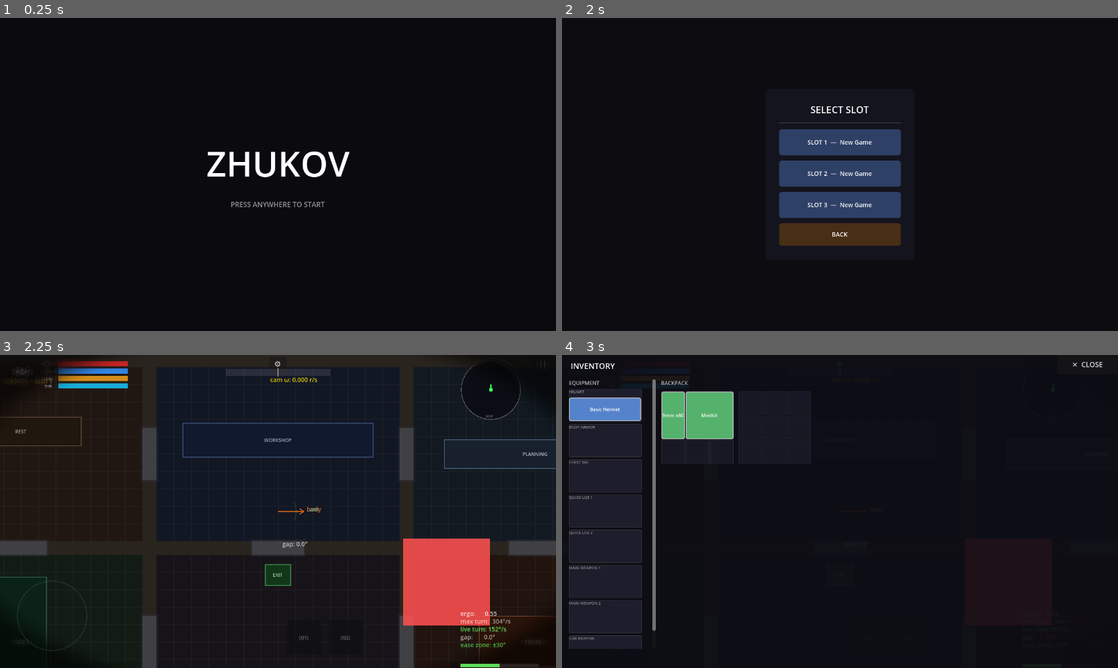
Above: before the commit, frames 1-4 (two rows, left to right).
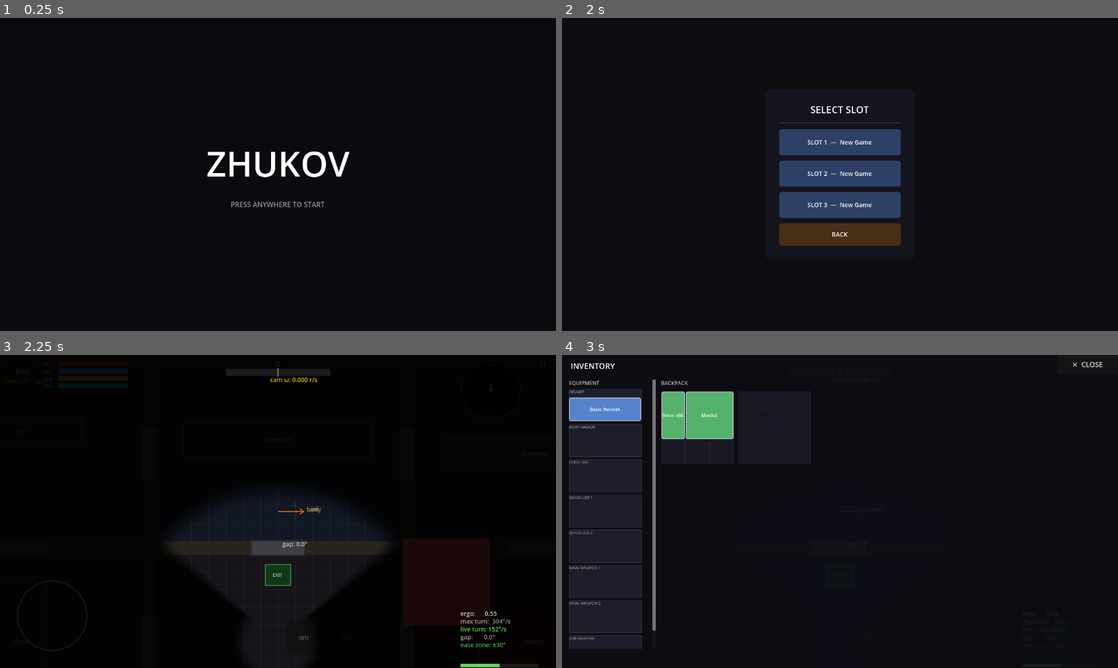
Above: after the commit, the same moments.

Repository: jklrjklr/zhukov
Game: Godot game, scene res://title.tscn
Two runs of this game, one before a commit and one after it. Both use one fixed random seed, a clock stepped at 60 frames per second and the inputs below.
Inputs (mouse positions are in pixels of both pictures, inside the frame that each line leads up to):
- Up to frame 1 (0.25 s): no input
- Up to frame 2 (2 s): tap Enter at 0.5 s; move the mouse to (962, 158) at 0.52 s; click (962, 158) at 0.67 s; click "START" at 1.25 s
- Up to frame 3 (2.25 s): click "SLOT 1 — New Game" at 2 s
- Up to frame 4 (3 s): click "BAG" at 2.75 s

Frames 1-2 are identical in both runs. In frame 3, 69% of the frame differs, in the area x 0-100%, y 0-100%; in frame 4, less than 0.1%.

Commit message:
Replace screen-centered vignette with player-centered ambient + sight cone
New fov.gdshader: two visibility layers both anchored to the player's
actual screen position (not screen center) updated each frame:
  1. Ambient circle — small glow around the player (ambient_radius=0.12
     of screen height); radius will be skill-wired later
  2. Directional sight cone — WiFi-arc shape pointing in the player's
     facing direction; controlled by sight_half_angle (radians) and
     sight_dist (fraction of screen height)

AdsOverlay now receives a Player reference via setup() and computes:
  • player_uv from get_canvas_transform() * player.global_position
  • facing_angle as atan2(dx, -dy) of the facing vector in screen space
     (clockwise from screen-up, consistent with the shader convention)

Hipfire: cone half-angle 0.90 rad (~104° total), dist 0.50, dark 0.88
ADS:     cone half-angle = sight.fov_radius, dist 0.55, dark 0.93
         (both states tween smoothly; ADS tween speed driven by ergo)

SightData.fov_radius reinterpreted as cone half-angle in radians;
default updated to 0.45 rad (~52° total for iron sights).
Test updated to match new default.

https://claude.ai/code/session_012v9MvoDXPfKFaXjuVB4qrQ

Diff:
--- a/characters/SightData.gd
+++ b/characters/SightData.gd
@@ -4,8 +4,8 @@
 var display_name: String  = "Iron Sights"
 var reticle_type: String  = "dot"    # "dot" | "crosshair" | "none"
 var ergo_mult: float      = 0.85     # ergonomics multiplier while ADS (<1 = penalty)
-var scope_mult: float     = 1.0      # 1.3 = camera sees 30% further when ADS
-var fov_radius: float     = 0.40     # vignette aperture radius (fraction of screen height)
+var scope_mult: float     = 1.0      # reserved; camera no longer zooms on ADS
+var fov_radius: float     = 0.45     # ADS cone half-angle in radians (~52° total for iron sights)
 
 static func from_dict(d: Dictionary) -> SightData:
 	var s := SightData.new()
--- a/main.gd
+++ b/main.gd
@@ -41,6 +41,7 @@
 		player.survival.thirst  = float(sv.get("thirst",  100.0))
 
 	var ads_overlay: CanvasLayer = $AdsOverlay
+	ads_overlay.setup(player)
 	player.entered_ads.connect(ads_overlay.show_ads)
 	player.exited_ads.connect(ads_overlay.hide_ads)
 	$HUD.ads_pressed.connect(_on_ads_pressed)
--- a/player/AdsOverlay.gd
+++ b/player/AdsOverlay.gd
@@ -1,21 +1,31 @@
 extends CanvasLayer
 
-const _SHADER := preload("res://player/ads_vignette.gdshader")
+const _SHADER := preload("res://player/fov.gdshader")
 
-const _HF_RADIUS := 0.58
-const _HF_DARK   := 0.60
-const _ADS_DARK  := 0.93
+# Hipfire defaults
+const _HF_HALF_ANGLE := 0.90   # radians (~104° total cone)
+const _HF_SIGHT_DIST := 0.50
+const _HF_DARK       := 0.88
+
+# ADS defaults (overridden by SightData.fov_radius per sight)
+const _ADS_SIGHT_DIST := 0.55
+const _ADS_DARK       := 0.93
+
 const _TWEEN_DUR := 0.12
 
 var _vignette: ColorRect
 var _reticle: AdsReticle
 var _mat: ShaderMaterial
 var _tween: Tween = null
+var _player: Player = null
 
 func _ready() -> void:
 	layer = 4
 	visible = true
 	_build()
+
+func setup(player: Player) -> void:
+	_player = player
 
 func _build() -> void:
 	_vignette = ColorRect.new()
@@ -23,8 +33,9 @@
 	_vignette.mouse_filter = Control.MOUSE_FILTER_IGNORE
 	_mat = ShaderMaterial.new()
 	_mat.shader = _SHADER
-	_mat.set_shader_parameter("circle_radius", _HF_RADIUS)
-	_mat.set_shader_parameter("dark_alpha",    _HF_DARK)
+	_mat.set_shader_parameter("sight_half_angle", _HF_HALF_ANGLE)
+	_mat.set_shader_parameter("sight_dist",       _HF_SIGHT_DIST)
+	_mat.set_shader_parameter("dark_alpha",        _HF_DARK)
 	_vignette.material = _mat
 	add_child(_vignette)
 
@@ -33,12 +44,13 @@
 	add_child(_reticle)
 
 func show_ads(sight: SightData, raise_time: float = _TWEEN_DUR) -> void:
-	_tween_params(sight.fov_radius, _ADS_DARK, raise_time)
+	# sight.fov_radius is the ADS cone half-angle in radians
+	_tween_cone(sight.fov_radius, _ADS_SIGHT_DIST, _ADS_DARK, raise_time)
 	_reticle.set_type(sight.reticle_type)
 	_reticle.visible = true
 
 func hide_ads() -> void:
-	_tween_params(_HF_RADIUS, _HF_DARK)
+	_tween_cone(_HF_HALF_ANGLE, _HF_SIGHT_DIST, _HF_DARK, _TWEEN_DUR)
 	_reticle.visible = false
 
 func _process(_dt: float) -> void:
@@ -46,15 +58,33 @@
 	_mat.set_shader_parameter("aspect_ratio", vp.x / vp.y)
 	_reticle.position = vp * 0.5
 
-func _tween_params(radius: float, dark: float, duration: float = _TWEEN_DUR) -> void:
+	if _player == null:
+		return
+
+	# Player screen position in UV space
+	var ct := get_viewport().get_canvas_transform()
+	var player_screen := ct * _player.global_position
+	_mat.set_shader_parameter("player_uv", player_screen / vp)
+
+	# Facing direction in screen space → clockwise angle from screen-up
+	var fwd_world  := _player.global_position + Vector2.UP.rotated(_player.facing_angle)
+	var fwd_screen := ct * fwd_world
+	var dir        := (fwd_screen - player_screen).normalized()
+	_mat.set_shader_parameter("facing_angle", atan2(dir.x, -dir.y))
+
+func _tween_cone(half_angle: float, dist: float, dark: float, duration: float) -> void:
 	if _tween != null:
 		_tween.kill()
-	var cur_r := float(_mat.get_shader_parameter("circle_radius"))
-	var cur_d := float(_mat.get_shader_parameter("dark_alpha"))
+	var cur_a := float(_mat.get_shader_parameter("sight_half_angle"))
+	var cur_d := float(_mat.get_shader_parameter("sight_dist"))
+	var cur_k := float(_mat.get_shader_parameter("dark_alpha"))
 	_tween = create_tween().set_parallel(true)
 	_tween.tween_method(
-		func(v: float): _mat.set_shader_parameter("circle_radius", v),
-		cur_r, radius, duration)
+		func(v: float): _mat.set_shader_parameter("sight_half_angle", v),
+		cur_a, half_angle, duration)
+	_tween.tween_method(
+		func(v: float): _mat.set_shader_parameter("sight_dist", v),
+		cur_d, dist, duration)
 	_tween.tween_method(
 		func(v: float): _mat.set_shader_parameter("dark_alpha", v),
-		cur_d, dark, duration)
+		cur_k, dark, duration)
--- /dev/null
+++ b/player/fov.gdshader
@@ -0,0 +1,54 @@
+// Two-layer FOV: ambient circle around player + directional sight cone.
+// Both are centered on the player's screen position, not the screen center.
+shader_type canvas_item;
+
+// Player screen position in UV (0-1). Updated every frame.
+uniform vec2  player_uv        = vec2(0.5, 0.5);
+// Clockwise angle from screen-up (radians). Updated every frame.
+uniform float facing_angle     = 0.0;
+uniform float aspect_ratio     : hint_range(0.5, 4.0)  = 1.7778;
+
+// Layer 1 — ambient circle (skill-based; wired later)
+uniform float ambient_radius   : hint_range(0.0, 0.5)  = 0.12;
+
+// Layer 2 — sight cone
+uniform float sight_half_angle : hint_range(0.0, 1.6)  = 0.90;  // radians
+uniform float sight_dist       : hint_range(0.0, 1.0)  = 0.50;  // fraction of screen height
+
+uniform float dark_alpha       : hint_range(0.0, 1.0)  = 0.88;
+uniform float softness         : hint_range(0.001, 0.1) = 0.03;
+
+void fragment() {
+	// Offset from player, x corrected for aspect ratio so distance is in screen-height units
+	vec2 uv = UV - player_uv;
+	uv.x *= aspect_ratio;
+	float dist = length(uv);
+
+	// --- Ambient circle ---
+	float ambient = 1.0 - smoothstep(
+		ambient_radius - softness,
+		ambient_radius + softness,
+		dist);
+
+	// --- Sight cone ---
+	// atan(uv.x, -uv.y): clockwise angle from screen-up (matches facing_angle convention)
+	float pixel_angle = atan(uv.x, -uv.y);
+	float raw_diff    = pixel_angle - facing_angle;
+	// Wrap to [-PI, PI] then take absolute value → [0, PI]
+	float angle_diff  = abs(mod(raw_diff + PI, TAU) - PI);
+
+	float in_angle = 1.0 - smoothstep(
+		sight_half_angle - softness * 3.0,
+		sight_half_angle + softness,
+		angle_diff);
+	float in_dist = 1.0 - smoothstep(
+		sight_dist - softness * 2.0,
+		sight_dist + softness,
+		dist);
+	float sight = in_angle * in_dist;
+
+	// Lit if inside ambient circle OR inside sight cone
+	float visibility = max(ambient, sight);
+
+	COLOR = vec4(0.0, 0.0, 0.0, (1.0 - visibility) * dark_alpha);
+}
--- a/safehouse/SafehouseScene.gd
+++ b/safehouse/SafehouseScene.gd
@@ -97,7 +97,8 @@
 	cam.limit_right   = int(WORLD_W)
 	cam.limit_bottom  = int(WORLD_H)
 
-	# ADS overlay
+	# FOV overlay — needs player reference for world-space tracking
+	_ads_overlay.setup(_player)
 	_player.entered_ads.connect(_ads_overlay.show_ads)
 	_player.exited_ads.connect(_ads_overlay.hide_ads)
 	$HUD.ads_pressed.connect(_on_ads_pressed)
--- a/tests/test_character_states.gd
+++ b/tests/test_character_states.gd
@@ -92,7 +92,7 @@
 	var s := SightData.iron_sights()
 	assert(s.ergo_mult == 0.85, "default ergo_mult")
 	assert(s.scope_mult == 1.0, "default scope_mult")
-	assert(s.fov_radius == 0.40, "default fov_radius")
+	assert(s.fov_radius == 0.45, "default fov_radius")
 	assert(s.reticle_type == "dot", "default reticle_type")
 
 func test_sight_data_from_dict() -> void:
